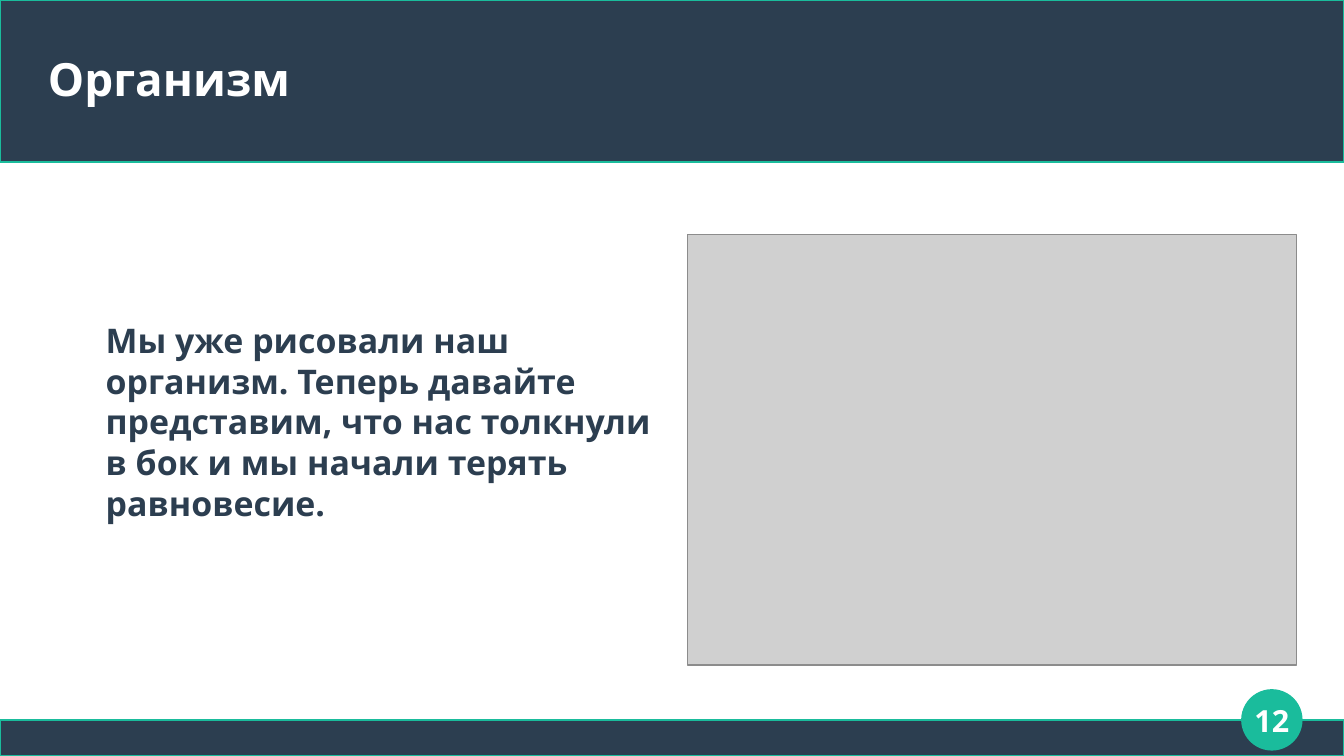
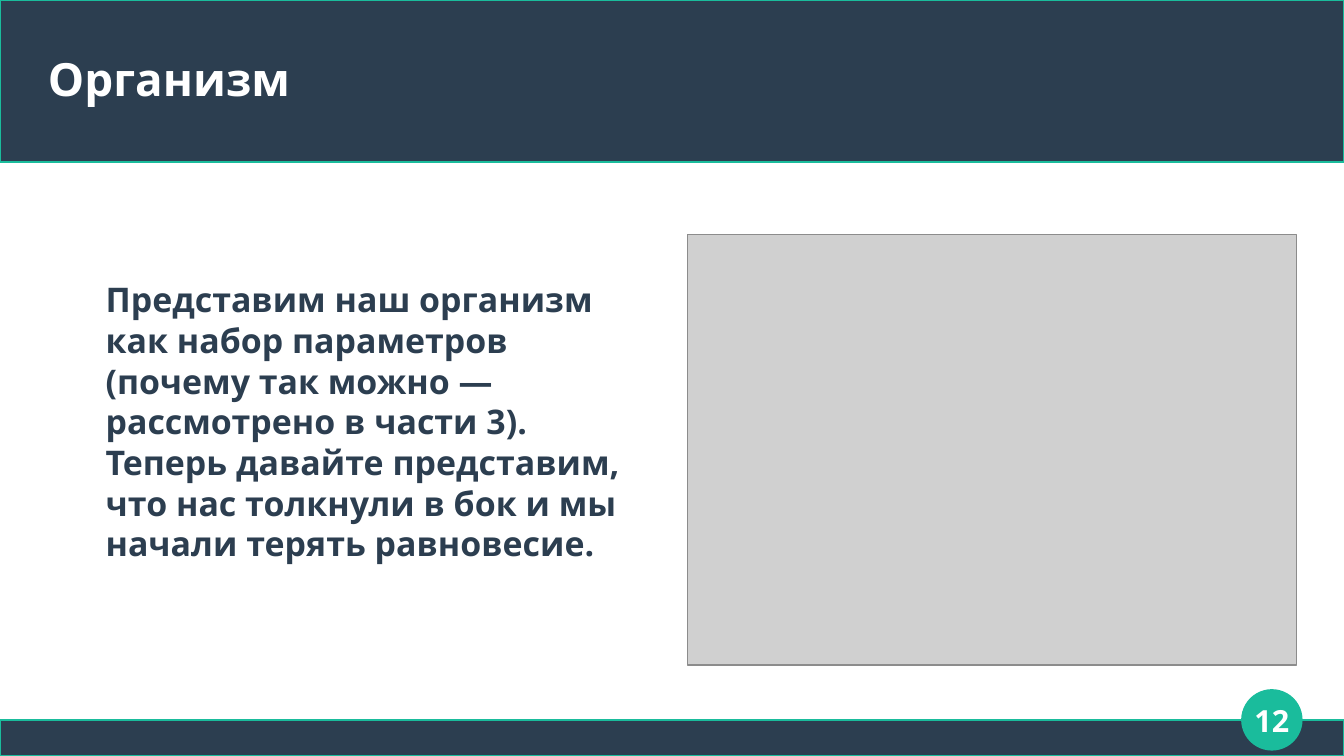
Before and after one commit to Chularev/articles, a slide deck: slide 12 of Psychology/4. аллостаз.odp. Drawn at 1344x756 pixels with LibreOffice and Linux fonts; fonts in the diff are those of the drawing; grey boxes stand for pictures. Boxes give left, top, right and bottom in pixels: in the first picture for what was removed or moved away, otherwise in the second. Text is boxed around its words. In the diff, an @@ line names an element or a change of style, - is before the commit and + after.

Commit message:
tmp

```diff
--- a/Psychology/4. аллостаз.odp
+++ b/Psychology/4. аллостаз.odp
@@ text at (106,287,620,564): text changed @@
-Мы уже рисовали наш организм. Теперь давайте представим, что нас толкнули в бок и мы начали терять равновесие.
+Представим наш организм как набор параметров (почему так можно — рассмотрено в части 3). Теперь давайте представим, что нас толкнули в бок и мы начали терять равновесие.
```
Also in this commit, not shown: 1 other slide changed.
